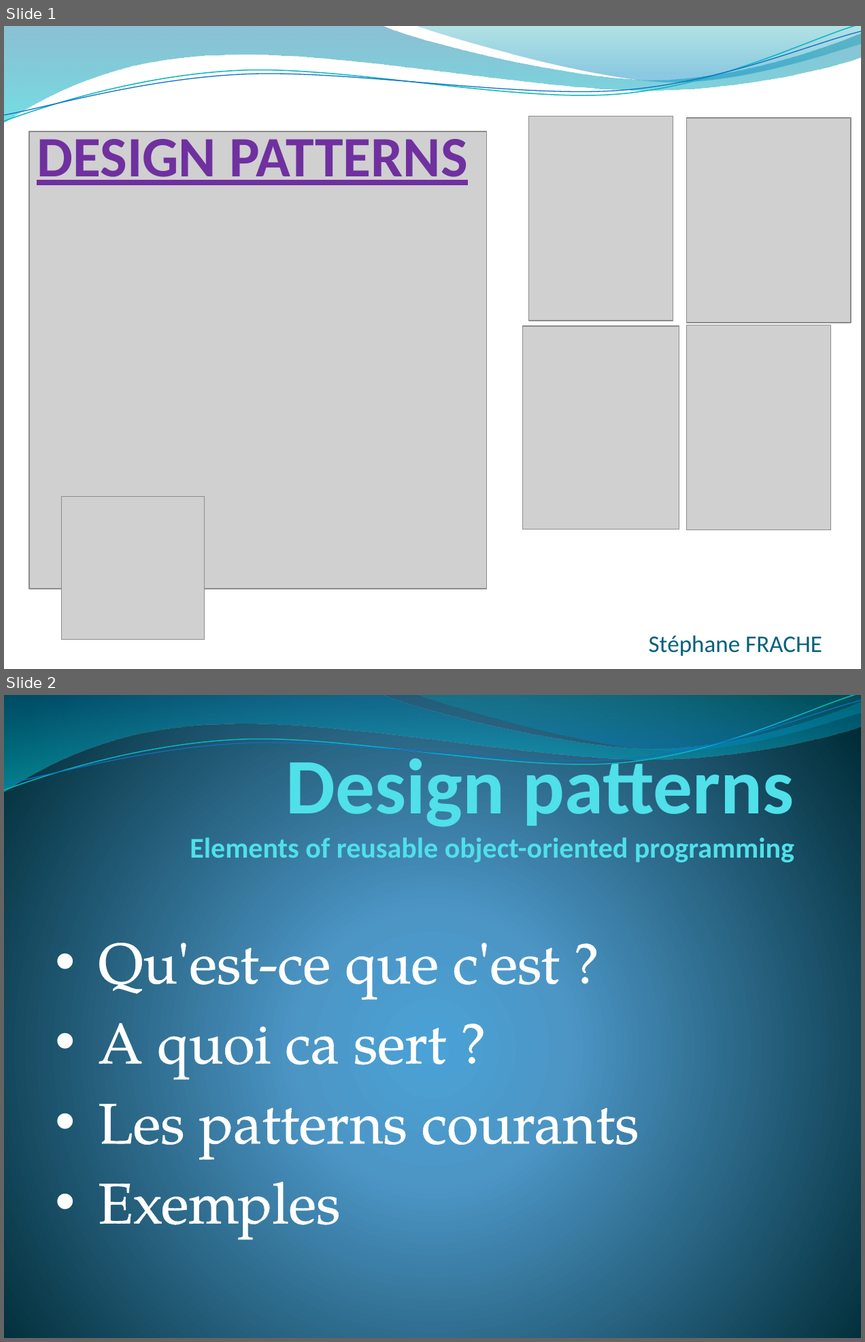
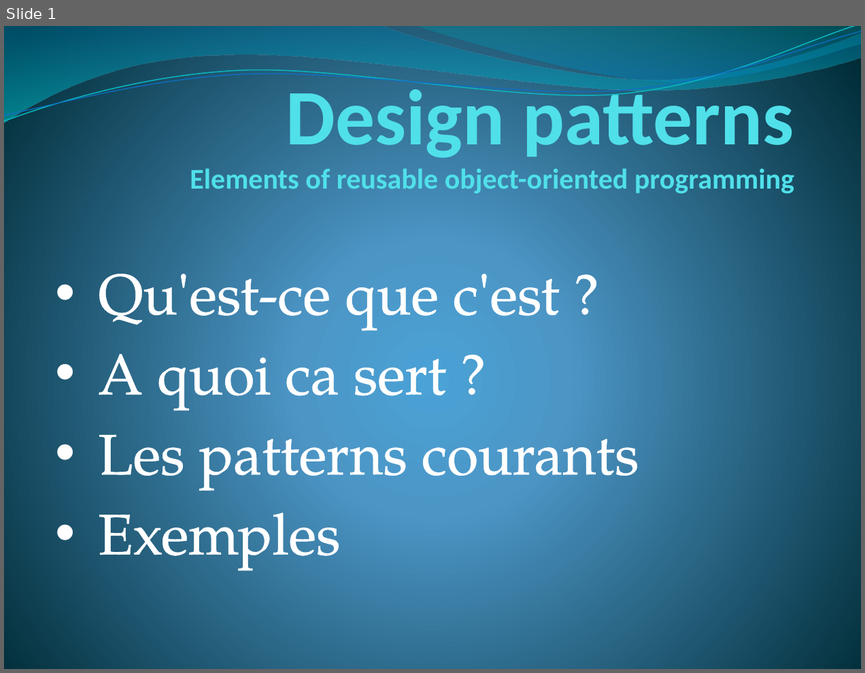
Before and after one commit to Eregrith/Prez, a slide deck: Design patterns.pptx. Shown one above the other, each under a label of ours: slides 1 and 2 before the commit, slide 1 after it. The pictures are 865x1342 and 865x673 pixels, drawn with LibreOffice and Linux fonts; fonts in the diff are those of the drawing; grey boxes stand for pictures; background and template pictures are left out. Boxes give left, top, right and bottom in pixels: in the first picture for what was removed or moved away, otherwise in the second. Text is boxed around its words. In the diff, an @@ line names an element or a change of style, - is before the commit and + after.

Commit message:
Updated pptx

```diff
--- a/Design patterns.pptx
+++ b/Design patterns.pptx
@@ slide 1 removed at (4, 26, 861, 669), background picture (left out); not listed: 4 template elements that a slide beside it also shows @@
@@ picture removed at (528, 116, 672, 320) @@
@@ picture removed at (686, 118, 851, 322) @@
@@ picture removed at (29, 131, 486, 589) @@
@@ text removed at (37, 129, 467, 185) @@
-DESIGN PATTERNS
@@ picture removed at (522, 326, 679, 529) @@
@@ picture removed at (686, 325, 830, 530) @@
@@ picture removed at (61, 497, 205, 639) @@
@@ title removed at (649, 635, 822, 656) @@
-Stéphane FRACHE
@@ what was slide 2 is now slide 1 @@
```
